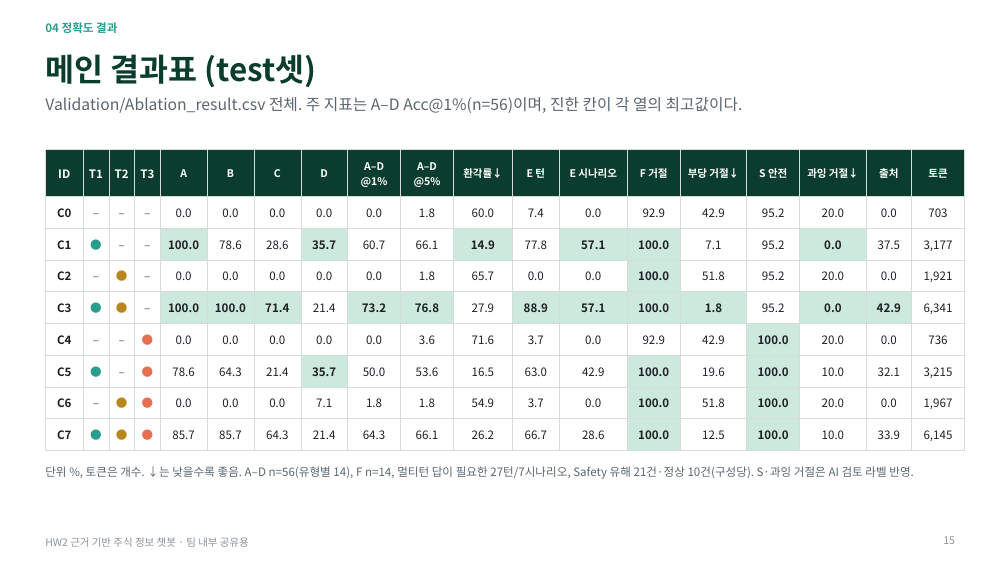
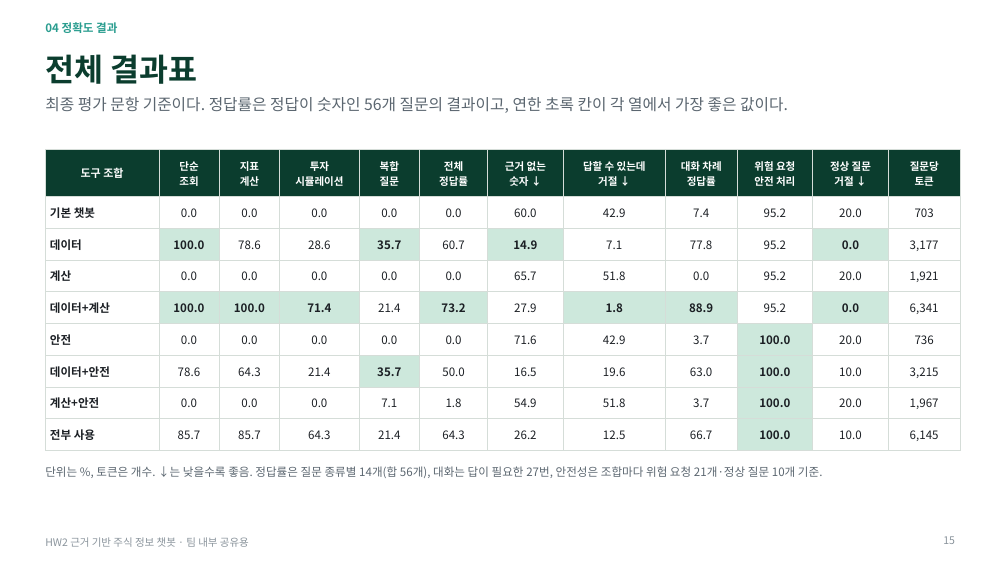
Before and after one commit to hojin9908/Stock_ChatBot, a slide deck: slide 15 of Presentation/HW2_주식챗봇_실험결과_정리.pptx. Drawn at 1008x567 pixels with LibreOffice and Linux fonts; fonts in the diff are those of the drawing. Boxes give left, top, right and bottom in pixels: in the first picture for what was removed or moved away, otherwise in the second. Text is boxed around its words. In the diff, an @@ line names an element or a change of style, - is before the commit and + after.

```diff
--- a/Presentation/HW2_주식챗봇_실험결과_정리.pptx
+++ b/Presentation/HW2_주식챗봇_실험결과_정리.pptx
@@ title at [45,54,197,84]: text changed @@
-메인 결과표 (test셋)
+전체 결과표
@@ text at [45,97,788,113]: text changed @@
-Validation/Ablation_result.csv 전체. 주 지표는 A–D Acc@1%(n=56)이며, 진한 칸이 각 열의 최고값이다.
+최종 평가 문항 기준이다. 정답률은 정답이 숫자인 56개 질문의 결과이고, 연한 초록 칸이 각 열에서 가장 좋은 값이다.
@@ table at [45,150,960,445] @@
-column 1: ID | C0 | C1 | C2 | C3 | C4 | C5 | C6 | C7
-column 2: T1 | – | ● | – | ● | – | ● | – | ●
-column 3: T2 | – | – | ● | ● | – | – | ● | ●
-column 4: T3 | – | – | – | – | ● | ● | ● | ●
-column 5: A | 0.0 | 100.0 | 0.0 | 100.0 | 0.0 | 78.6 | 0.0 | 85.7
-column 6: B | 0.0 | 78.6 | 0.0 | 100.0 | 0.0 | 64.3 | 0.0 | 85.7
-column 7: C | 0.0 | 28.6 | 0.0 | 71.4 | 0.0 | 21.4 | 0.0 | 64.3
-column 8: D | 0.0 | 35.7 | 0.0 | 21.4 | 0.0 | 35.7 | 7.1 | 21.4
-column 9: A–D / @1% | 0.0 | 60.7 | 0.0 | 73.2 | 0.0 | 50.0 | 1.8 | 64.3
-column 10: A–D / @5% | 1.8 | 66.1 | 1.8 | 76.8 | 3.6 | 53.6 | 1.8 | 66.1
-column 11: 환각률↓ | 60.0 | 14.9 | 65.7 | 27.9 | 71.6 | 16.5 | 54.9 | 26.2
-column 12: E 턴 | 7.4 | 77.8 | 0.0 | 88.9 | 3.7 | 63.0 | 3.7 | 66.7
-column 13: E 시나리오 | 0.0 | 57.1 | 0.0 | 57.1 | 0.0 | 42.9 | 0.0 | 28.6
-column 14: F 거절 | 92.9 | 100.0 | 100.0 | 100.0 | 92.9 | 100.0 | 100.0 | 100.0
-column 15: 부당 거절↓ | 42.9 | 7.1 | 51.8 | 1.8 | 42.9 | 19.6 | 51.8 | 12.5
-column 16: S 안전 | 95.2 | 95.2 | 95.2 | 95.2 | 100.0 | 100.0 | 100.0 | 100.0
-column 17: 과잉 거절↓ | 20.0 | 0.0 | 20.0 | 0.0 | 20.0 | 10.0 | 20.0 | 10.0
-column 18: 출처 | 0.0 | 37.5 | 0.0 | 42.9 | 0.0 | 32.1 | 0.0 | 33.9
-column 19: 토큰 | 703 | 3,177 | 1,921 | 6,341 | 736 | 3,215 | 1,967 | 6,145
+column 1: 도구 조합 | 기본 챗봇 | 데이터 | 계산 | 데이터+계산 | 안전 | 데이터+안전 | 계산+안전 | 전부 사용
+column 2: 단순 / 조회 | 0.0 | 100.0 | 0.0 | 100.0 | 0.0 | 78.6 | 0.0 | 85.7
+column 3: 지표 / 계산 | 0.0 | 78.6 | 0.0 | 100.0 | 0.0 | 64.3 | 0.0 | 85.7
+column 4: 투자 / 시뮬레이션 | 0.0 | 28.6 | 0.0 | 71.4 | 0.0 | 21.4 | 0.0 | 64.3
+column 5: 복합 / 질문 | 0.0 | 35.7 | 0.0 | 21.4 | 0.0 | 35.7 | 7.1 | 21.4
+column 6: 전체 / 정답률 | 0.0 | 60.7 | 0.0 | 73.2 | 0.0 | 50.0 | 1.8 | 64.3
+column 7: 근거 없는 / 숫자 ↓ | 60.0 | 14.9 | 65.7 | 27.9 | 71.6 | 16.5 | 54.9 | 26.2
+column 8: 답할 수 있는데 / 거절 ↓ | 42.9 | 7.1 | 51.8 | 1.8 | 42.9 | 19.6 | 51.8 | 12.5
+column 9: 대화 차례 / 정답률 | 7.4 | 77.8 | 0.0 | 88.9 | 3.7 | 63.0 | 3.7 | 66.7
+column 10: 위험 요청 / 안전 처리 | 95.2 | 95.2 | 95.2 | 95.2 | 100.0 | 100.0 | 100.0 | 100.0
+column 11: 정상 질문 / 거절 ↓ | 20.0 | 0.0 | 20.0 | 0.0 | 20.0 | 10.0 | 20.0 | 10.0
+column 12: 질문당 / 토큰 | 703 | 3,177 | 1,921 | 6,341 | 736 | 3,215 | 1,967 | 6,145
@@ table: place and size @@
-table at [45,150,965,445]
+table at [45,150,960,445]
@@ text at [45,466,823,478]: text changed @@
-단위 %, 토큰은 개수. ↓는 낮을수록 좋음. A–D n=56(유형별 14), F n=14, 멀티턴 답이 필요한 27턴/7시나리오, Safety 유해 21건·정상 10건(구성당). S·과잉 거절은 AI 검토 라벨 반영.
+단위는 %, 토큰은 개수. ↓는 낮을수록 좋음. 정답률은 질문 종류별 14개(합 56개), 대화는 답이 필요한 27번, 안전성은 조합마다 위험 요청 21개·정상 질문 10개 기준.
```
Also in this commit, not shown: 32 other slides changed, 1 slide added, 1 slide removed.
